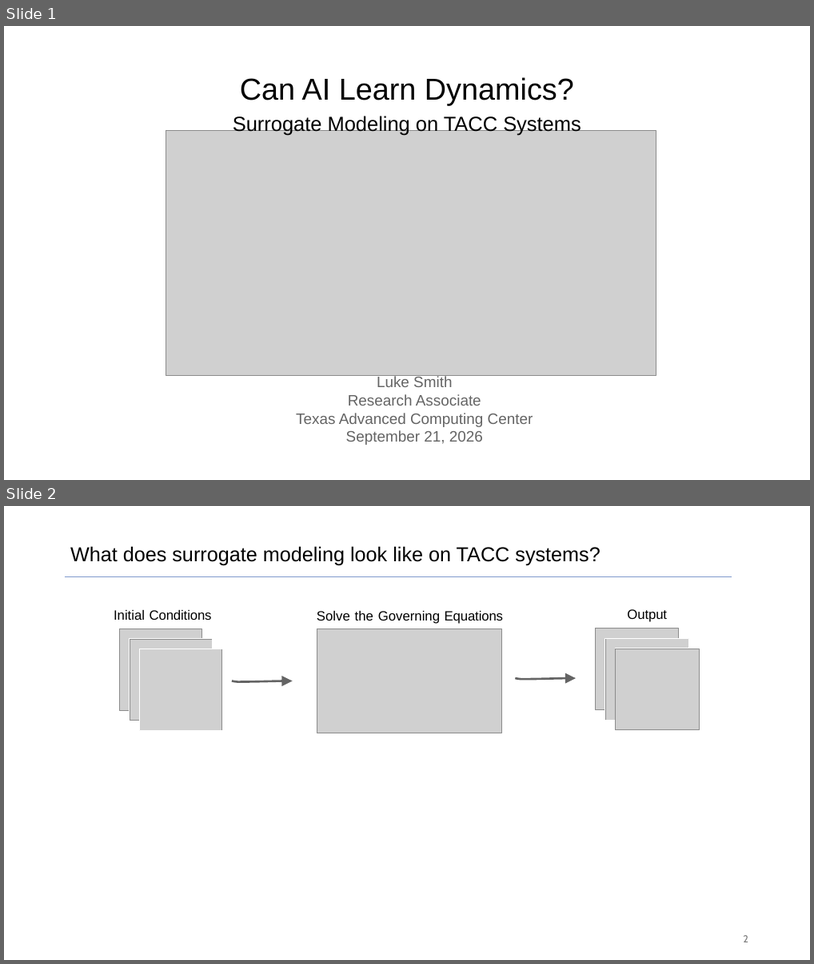
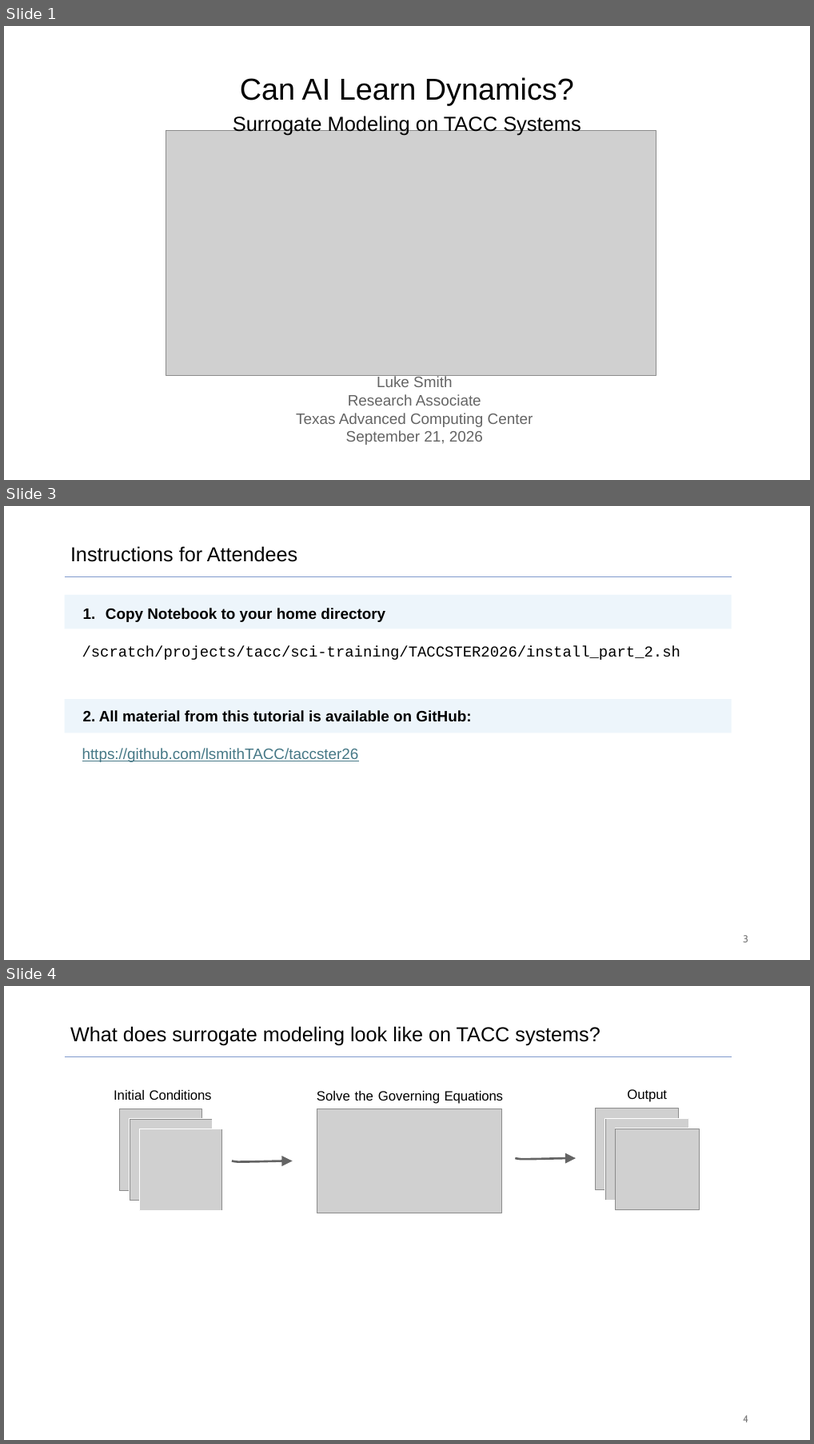
Before and after one commit to lsmithTACC/taccster26, a slide deck: Surrogate_Modeling_with_Scientific_Simulation_Data.pptx. Shown one above the other, each under a label of ours: slides 1 and 2 before the commit, slides 1, 3 and 4 after it; the slides between them are not shown. The pictures are 814x964 and 814x1444 pixels, drawn with LibreOffice and Linux fonts; fonts in the diff are those of the drawing; grey boxes stand for pictures. Boxes give left, top, right and bottom in pixels: in the first picture for what was removed or moved away, otherwise in the second. Text is boxed around its words. In the diff, an @@ line names an element or a change of style, - is before the commit and + after.

Commit message:
notebook + presentation slide updates, added requirements.txt

```diff
--- a/Surrogate_Modeling_with_Scientific_Simulation_Data.pptx
+++ b/Surrogate_Modeling_with_Scientific_Simulation_Data.pptx
@@ slide 3 added at [4,506,810,960], background #FFFFFF @@
@@ text added at [70,546,298,562], 24 pt, text #000000 @@
+Instructions for Attendees
@@ line added from (65, 576) to (732, 576), #7F99CC 1.75 pt @@
@@ rectangle added at [65,595,732,629], fill #EDF5FB @@
@@ text added at [82,608,682,721], 18 pt, text #000000 @@
+1. Copy Notebook to your home directory
+/scratch/projects/tacc/sci-training/TACCSTER2026/install_part_2.sh
@@ rectangle added at [65,699,732,733], fill #EDF5FB @@
@@ text added at [82,710,471,762], 18 pt, text #000000, bold @@
+2. All material from this tutorial is available on GitHub:
+https://github.com/lsmithTACC/taccster26
@@ page number added at [743,935,749,942], 12 pt, text #797979 @@
+3
@@ what was slide 2 is now slide 4 @@
@@ page number at [743,1415,749,1422]: text changed @@
-2
+4
```
Also in this commit, not shown: 1 other slide added, 4 other files.
